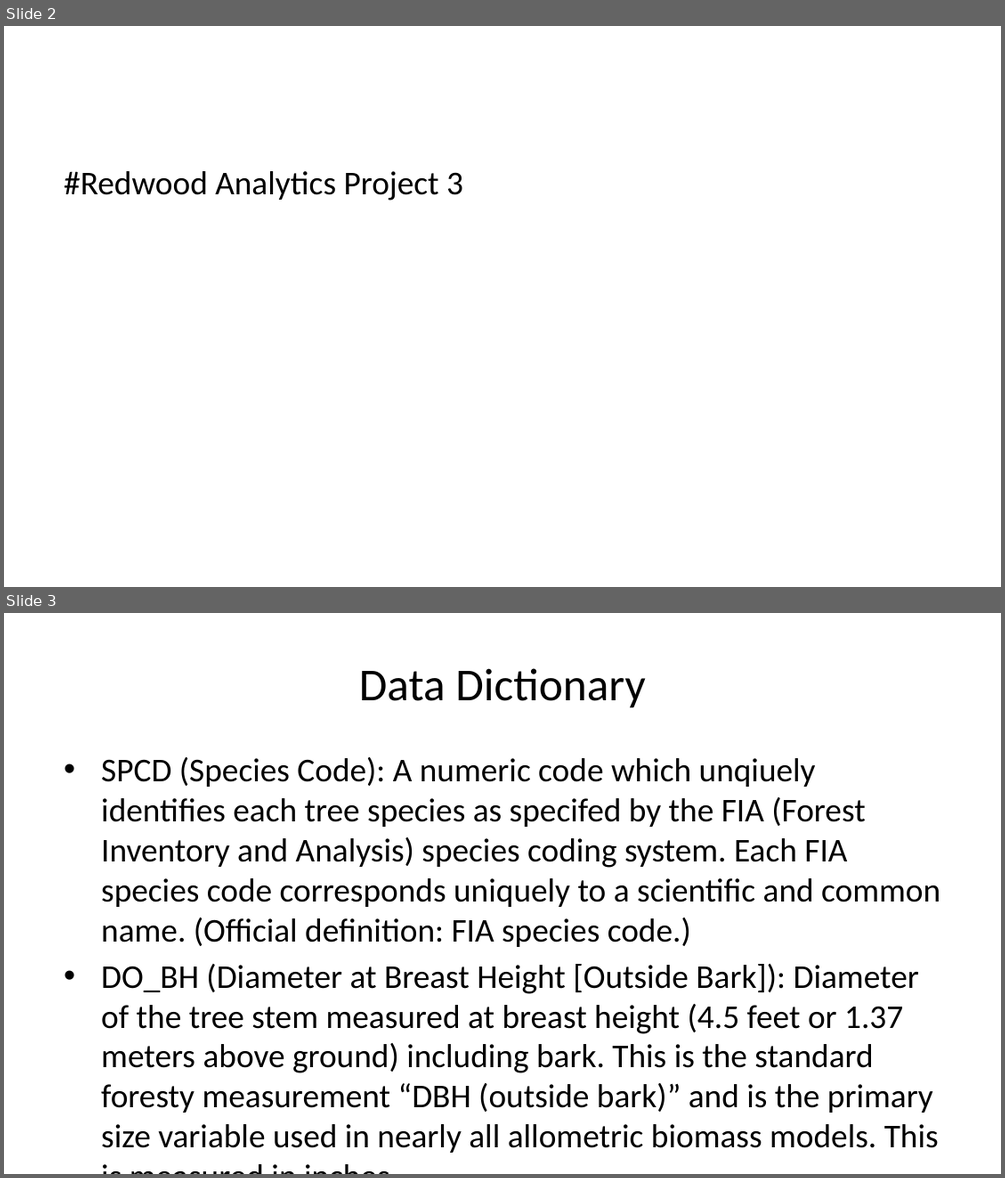
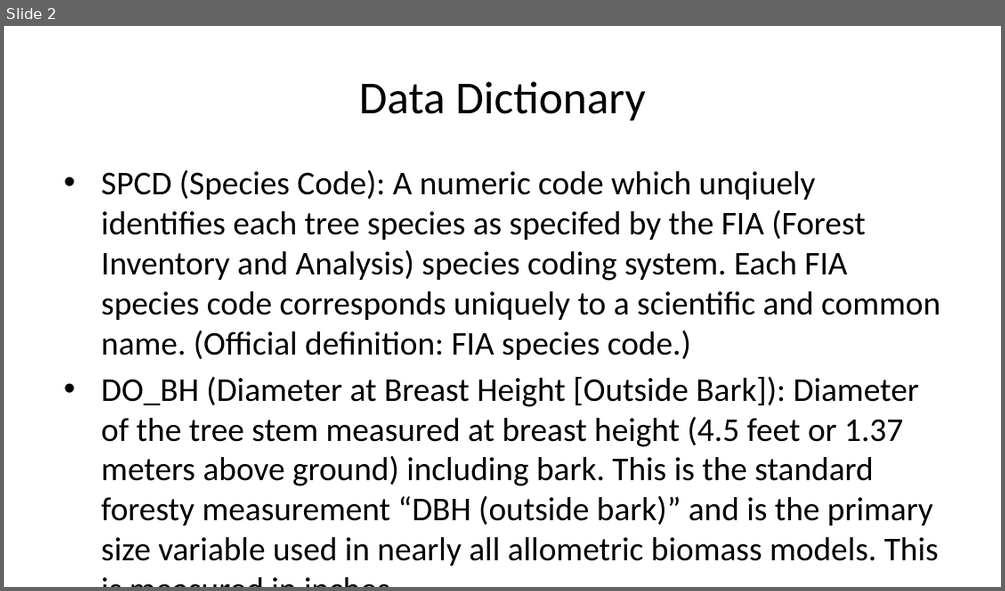
Before and after one commit to deancallahan25/Redwood-Analytics-Portfolio, a slide deck: Project-3/individual-models/data/presentation.pptx. Shown one above the other, each under a label of ours: slides 2 and 3 before the commit, slide 2 after it. The pictures are 1005x1178 and 1005x591 pixels, drawn with LibreOffice and Linux fonts; fonts in the diff are those of the drawing. Boxes give left, top, right and bottom in pixels: in the first picture for what was removed or moved away, otherwise in the second. Text is boxed around its words. In the diff, an @@ line names an element or a change of style, - is before the commit and + after.

```diff
--- a/Project-3/individual-models/data/presentation.pptx
+++ b/Project-3/individual-models/data/presentation.pptx
@@ slide 2 removed at <box>4,26,1001,587</box>, background #FFFFFF @@
@@ text removed at <box>64,171,463,200</box> @@
-#Redwood Analytics Project 3
@@ what was slide 3 is now slide 2 @@
```
Also in this commit, not shown: 4 slides changed, 8 slides added, 3 other slides removed, 1 other file.
